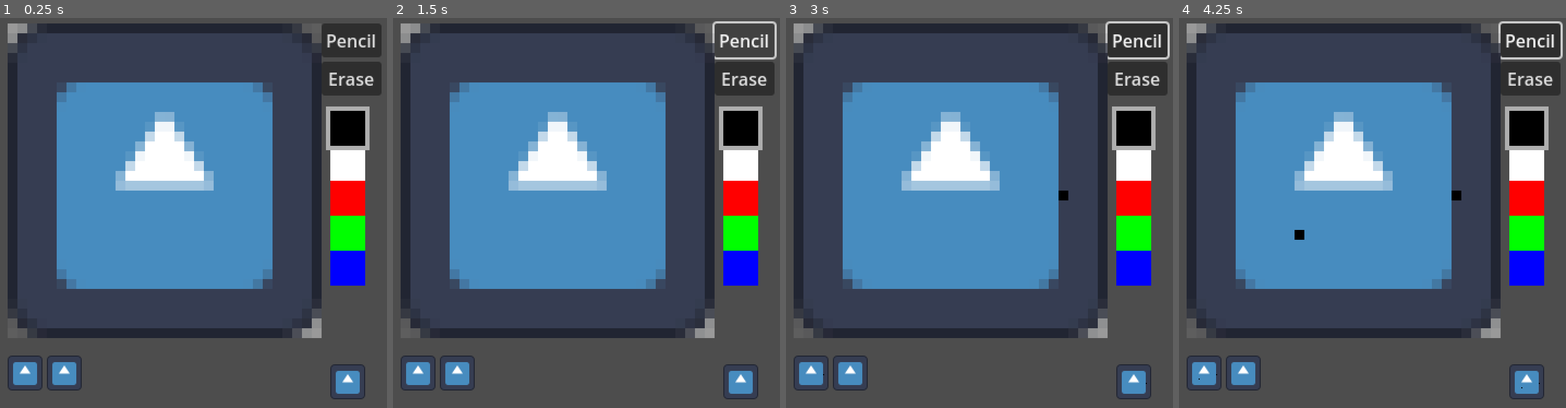
Above: before the commit, frames 1-4 (left to right).
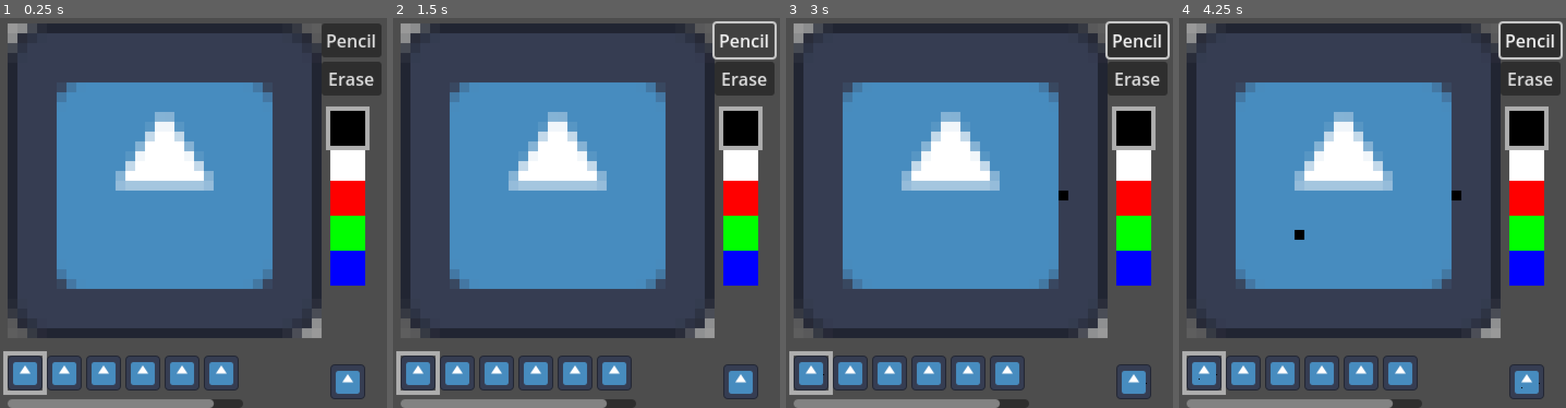
Above: after the commit, the same moments.

Repository: kennethbchen/Fireworkshop-Game
Game: Godot game, scene res://main.tscn
The game is run twice, just before and just after one commit, with the same random seed, the same clock (stepped at 60 frames per second) and the same inputs. The engine's default icon, where the game draws it, is replaced by a stand-in: a white triangle on a blue panel in a dark square.
Inputs (mouse positions are in pixels of both pictures, inside the frame that each line leads up to):
- Up to frame 1 (0.25 s): no input
- Up to frame 2 (1.5 s): click "Pencil" at 0.5 s; click "Pencil" at 1.25 s
- Up to frame 3 (3 s): click "Pencil" at 2 s; tap Enter at 2.75 s; move the mouse to (1068, 193) at 2.77 s; click (1068, 193) at 2.92 s
- Up to frame 4 (4.25 s): tap Space at 3.5 s; move the mouse to (1295, 232) at 3.52 s; click (1295, 232) at 3.67 s

The runs differ from the first frame. In frame 1, 3.7% of the frame differs, in the area x 0-63%, y 85-100%; in frame 2, 3.7%, in the area x 0-84%, y 6-100%; in frame 3, 3.7%; in frame 4, 3.7%.

Commit message:
Implemented cursor to show selected frame

Diff:
--- a/main.tscn
+++ b/main.tscn
@@ -10,6 +10,11 @@
 [ext_resource type="Script" path="res://scripts/swatch_picker.gd" id="6_f3tm5"]
 [ext_resource type="Texture2D" uid="uid://ct8wdx0sna33v" path="res://icon.svg" id="8_75yju"]
 [ext_resource type="Script" path="res://scripts/flipbook_navigator.gd" id="9_2c0ij"]
+
+[sub_resource type="StyleBoxFlat" id="StyleBoxFlat_h6s55"]
+
+[sub_resource type="StyleBoxFlat" id="StyleBoxFlat_xvl0s"]
+bg_color = Color(0.370364, 0.370365, 0.370364, 1)
 
 [sub_resource type="StyleBoxFlat" id="StyleBoxFlat_tom0t"]
 bg_color = Color(1, 1, 1, 0)
@@ -23,16 +28,26 @@
 expand_margin_right = 4.0
 expand_margin_bottom = 4.0
 
-[sub_resource type="StyleBoxFlat" id="StyleBoxFlat_h6s55"]
-
-[sub_resource type="StyleBoxFlat" id="StyleBoxFlat_xvl0s"]
-bg_color = Color(0.370364, 0.370365, 0.370364, 1)
-
 [sub_resource type="StyleBoxEmpty" id="StyleBoxEmpty_k72q8"]
 
 [sub_resource type="SpriteFrames" id="SpriteFrames_b3neo"]
 animations = [{
 "frames": [{
+"duration": 1.0,
+"texture": ExtResource("8_75yju")
+}, {
+"duration": 1.0,
+"texture": ExtResource("8_75yju")
+}, {
+"duration": 1.0,
+"texture": ExtResource("8_75yju")
+}, {
+"duration": 1.0,
+"texture": ExtResource("8_75yju")
+}, {
+"duration": 1.0,
+"texture": ExtResource("8_75yju")
+}, {
 "duration": 1.0,
 "texture": ExtResource("8_75yju")
 }, {
@@ -50,6 +65,66 @@
 script = ExtResource("1_255dg")
 
 [node name="CanvasLayer" type="CanvasLayer" parent="."]
+
+[node name="DrawingArea" type="TextureRect" parent="CanvasLayer"]
+offset_left = 8.0
+offset_top = 8.0
+offset_right = 40.0
+offset_bottom = 40.0
+scale = Vector2(9, 9)
+script = ExtResource("3_c1rli")
+metadata/_edit_group_ = true
+
+[node name="Panel" type="Panel" parent="CanvasLayer/DrawingArea"]
+z_index = -1
+layout_mode = 0
+offset_right = 16.0
+offset_bottom = 16.0
+mouse_filter = 2
+theme_override_styles/panel = SubResource("StyleBoxFlat_h6s55")
+
+[node name="Panel2" type="Panel" parent="CanvasLayer/DrawingArea"]
+z_index = -1
+layout_mode = 0
+offset_left = 16.0
+offset_right = 32.0
+offset_bottom = 16.0
+mouse_filter = 2
+theme_override_styles/panel = SubResource("StyleBoxFlat_xvl0s")
+
+[node name="Panel3" type="Panel" parent="CanvasLayer/DrawingArea"]
+z_index = -1
+layout_mode = 0
+offset_top = 16.0
+offset_right = 16.0
+offset_bottom = 32.0
+mouse_filter = 2
+theme_override_styles/panel = SubResource("StyleBoxFlat_xvl0s")
+
+[node name="Panel4" type="Panel" parent="CanvasLayer/DrawingArea"]
+z_index = -1
+layout_mode = 0
+offset_left = 16.0
+offset_top = 16.0
+offset_right = 32.0
+offset_bottom = 32.0
+mouse_filter = 2
+theme_override_styles/panel = SubResource("StyleBoxFlat_h6s55")
+
+[node name="Tools" type="VBoxContainer" parent="CanvasLayer"]
+offset_left = 296.0
+offset_top = 8.0
+offset_right = 351.0
+offset_bottom = 74.0
+
+[node name="PencilButton" type="Button" parent="CanvasLayer/Tools"]
+layout_mode = 2
+text = "Pencil"
+
+[node name="EraserButton" type="Button" parent="CanvasLayer/Tools"]
+layout_mode = 2
+text = "Erase
+"
 
 [node name="SwatchPicker" type="Control" parent="CanvasLayer"]
 layout_mode = 3
@@ -77,66 +152,6 @@
 size_flags_vertical = 3
 theme_override_styles/panel = SubResource("StyleBoxFlat_tom0t")
 
-[node name="Tools" type="VBoxContainer" parent="CanvasLayer"]
-offset_left = 296.0
-offset_top = 8.0
-offset_right = 351.0
-offset_bottom = 74.0
-
-[node name="PencilButton" type="Button" parent="CanvasLayer/Tools"]
-layout_mode = 2
-text = "Pencil"
-
-[node name="EraserButton" type="Button" parent="CanvasLayer/Tools"]
-layout_mode = 2
-text = "Erase
-"
-
-[node name="DrawingArea" type="TextureRect" parent="CanvasLayer"]
-offset_left = 8.0
-offset_top = 8.0
-offset_right = 40.0
-offset_bottom = 40.0
-scale = Vector2(9, 9)
-script = ExtResource("3_c1rli")
-metadata/_edit_group_ = true
-
-[node name="Panel" type="Panel" parent="CanvasLayer/DrawingArea"]
-z_index = -1
-layout_mode = 0
-offset_right = 16.0
-offset_bottom = 16.0
-mouse_filter = 2
-theme_override_styles/panel = SubResource("StyleBoxFlat_h6s55")
-
-[node name="Panel2" type="Panel" parent="CanvasLayer/DrawingArea"]
-z_index = -1
-layout_mode = 0
-offset_left = 16.0
-offset_right = 32.0
-offset_bottom = 16.0
-mouse_filter = 2
-theme_override_styles/panel = SubResource("StyleBoxFlat_xvl0s")
-
-[node name="Panel3" type="Panel" parent="CanvasLayer/DrawingArea"]
-z_index = -1
-layout_mode = 0
-offset_top = 16.0
-offset_right = 16.0
-offset_bottom = 32.0
-mouse_filter = 2
-theme_override_styles/panel = SubResource("StyleBoxFlat_xvl0s")
-
-[node name="Panel4" type="Panel" parent="CanvasLayer/DrawingArea"]
-z_index = -1
-layout_mode = 0
-offset_left = 16.0
-offset_top = 16.0
-offset_right = 32.0
-offset_bottom = 32.0
-mouse_filter = 2
-theme_override_styles/panel = SubResource("StyleBoxFlat_h6s55")
-
 [node name="FlipbookNavigator" type="Control" parent="CanvasLayer"]
 layout_mode = 3
 anchors_preset = 0
@@ -146,6 +161,13 @@
 offset_bottom = 352.0
 script = ExtResource("9_2c0ij")
 
+[node name="SelectionCursor" type="Panel" parent="CanvasLayer/FlipbookNavigator"]
+offset_right = 32.0
+offset_bottom = 32.0
+size_flags_horizontal = 3
+size_flags_vertical = 3
+theme_override_styles/panel = SubResource("StyleBoxFlat_tom0t")
+
 [node name="ScrollContainer" type="ScrollContainer" parent="CanvasLayer/FlipbookNavigator"]
 layout_mode = 0
 offset_right = 216.0
--- a/scripts/flipbook_navigator.gd
+++ b/scripts/flipbook_navigator.gd
@@ -2,11 +2,12 @@
 
 @onready var frame_parent = $ScrollContainer/VBoxContainer/HBoxContainer
 
-func _ready():
-	pass
+@onready var cursor = $SelectionCursor
+
+var selected_idx: int = 0
 
 func _process(delta):
-	pass
+	cursor.global_position = frame_parent.get_children()[%PlayerData.current_frame_index].global_position
 
 func _on_current_flipbook_changed(new_flipbook: SpriteFrames):
 	# Make sure that number of texture_rect children match the new flipbook's frame count
